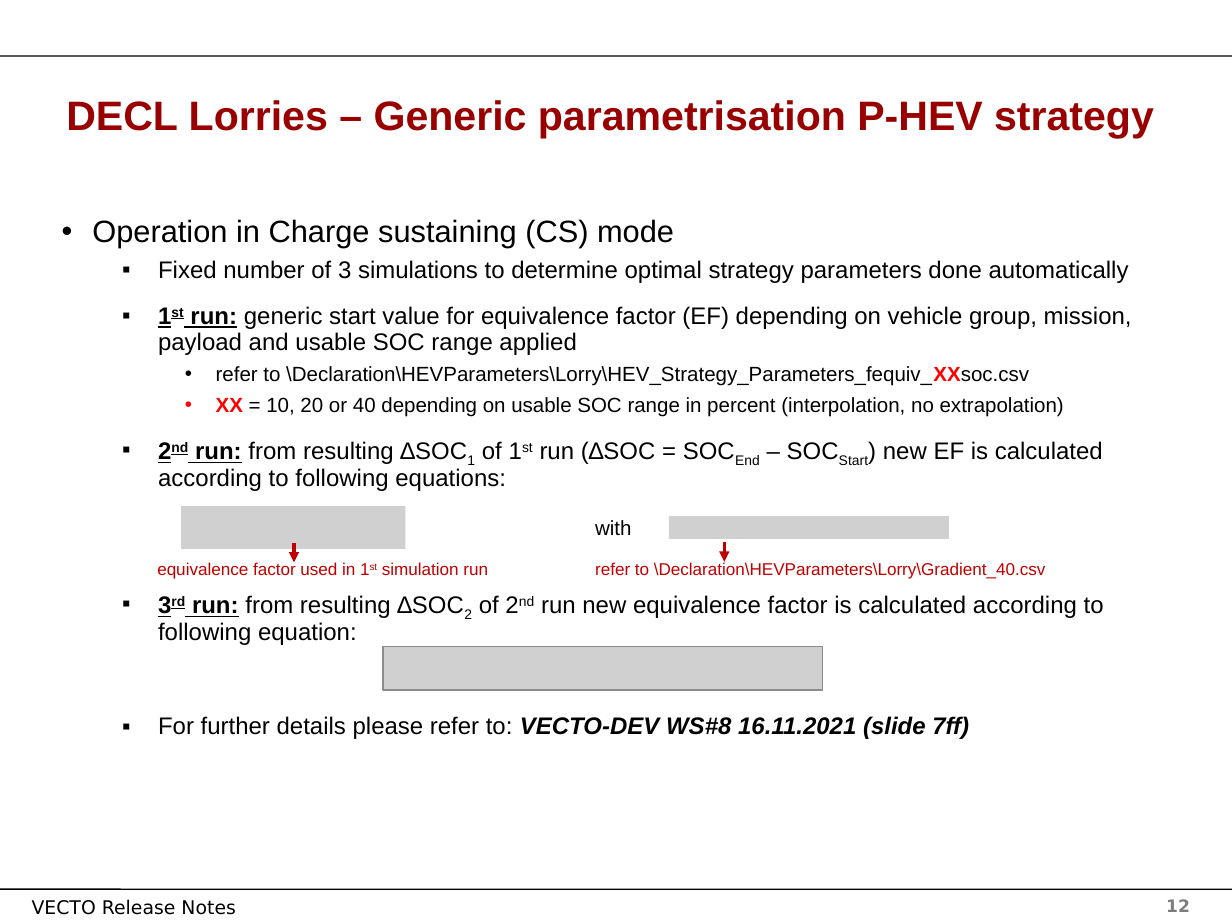
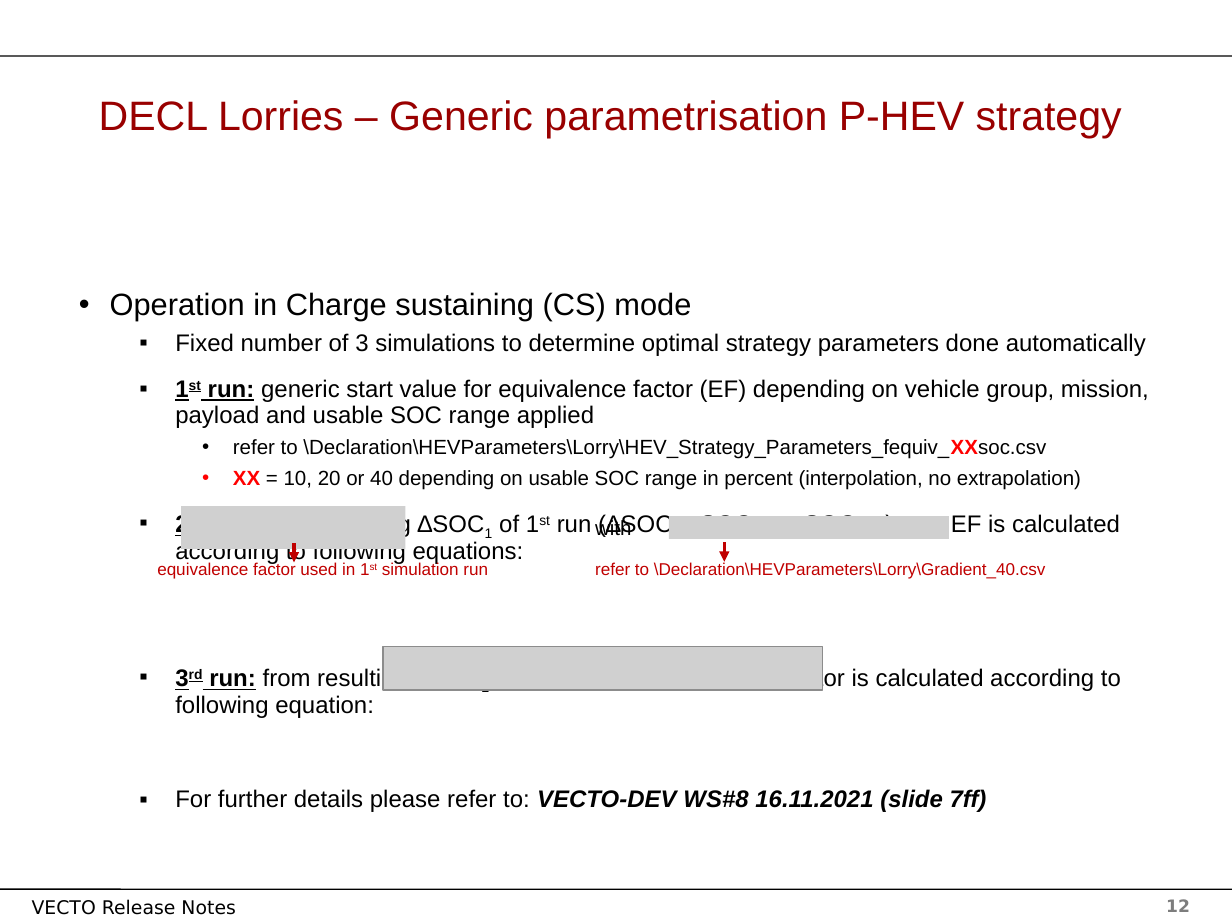
Before and after one commit to tanawadeatharva/BharatVECTO, a slide deck: slide 12 of Documentation/User Manual Source/Release Notes Vecto3.x.pptx. Drawn at 1232x924 pixels with LibreOffice and Linux fonts; fonts in the diff are those of the drawing; grey boxes stand for pictures; background and template pictures are left out. Boxes give left, top, right and bottom in pixels: in the first picture for what was removed or moved away, otherwise in the second. Text is boxed around its words. In the diff, an @@ line names an element or a change of style, - is before the commit and + after.

```diff
--- a/Documentation/User Manual Source/Release Notes Vecto3.x.pptx
+++ b/Documentation/User Manual Source/Release Notes Vecto3.x.pptx
@@ title "DECL Lorries – Generic parametrisation ..." at [99, 100, 1122, 138]: bold off @@
@@ text "Operation in Charge sustaining (CS) ...": place and size @@
-text "Operation in Charge sustaining (CS) ..." at [92, 219, 1132, 739]
+text "Operation in Charge sustaining (CS) ..." at [110, 292, 1149, 812]
```
Also in this commit, not shown: 30 other slides changed.
